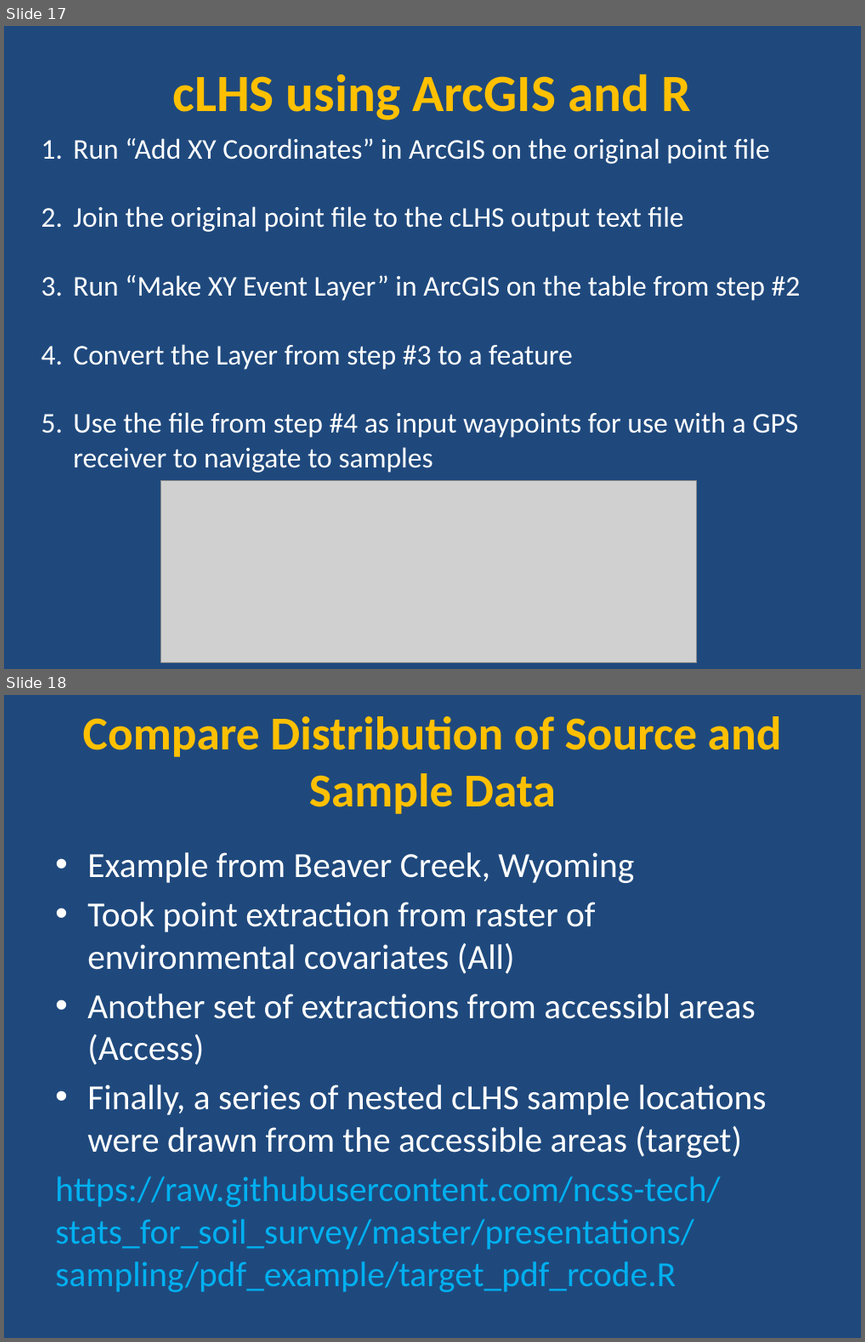
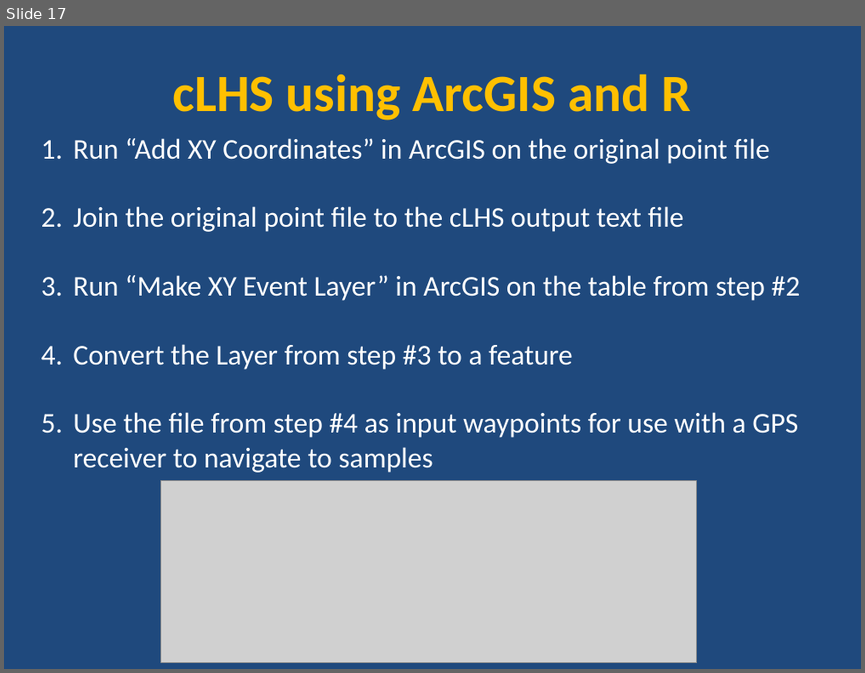
Before and after one commit to ncss-tech/stats_for_soil_survey, a slide deck: data/sampling/cLHS_example/cLHS_sampling_R_example.pptx. Shown one above the other, each under a label of ours: slides 17 and 18 before the commit, slide 17 after it. The pictures are 865x1342 and 865x673 pixels, drawn with LibreOffice and Linux fonts; fonts in the diff are those of the drawing; grey boxes stand for pictures. Boxes give left, top, right and bottom in pixels: in the first picture for what was removed or moved away, otherwise in the second. Text is boxed around its words. In the diff, an @@ line names an element or a change of style, - is before the commit and + after.

Commit message:
update clhs example
update clhs example

```diff
--- a/data/sampling/cLHS_example/cLHS_sampling_R_example.pptx
+++ b/data/sampling/cLHS_example/cLHS_sampling_R_example.pptx
@@ slide 18 removed at box(4, 695, 861, 1338), background #1F497D @@
@@ title removed at box(83, 716, 782, 814) @@
-Compare Distribution of Source and Sample Data
@@ text removed at box(55, 852, 766, 1292) @@
-• Example from Beaver Creek, Wyoming
-• Took point extraction from raster of environmental covariates (All)
-• Another set of extractions from accessibl areas (Access)
-• Finally, a series of nested cLHS sample locations were drawn from the accessible areas (target)
-https://raw.githubusercontent.com/ncss-tech/stats_for_soil_survey/master/presentations/sampling/pdf_example/target_pdf_rcode.R
```
Also in this commit, not shown: 2 slides changed, 1 other slide removed, 2 other files.
